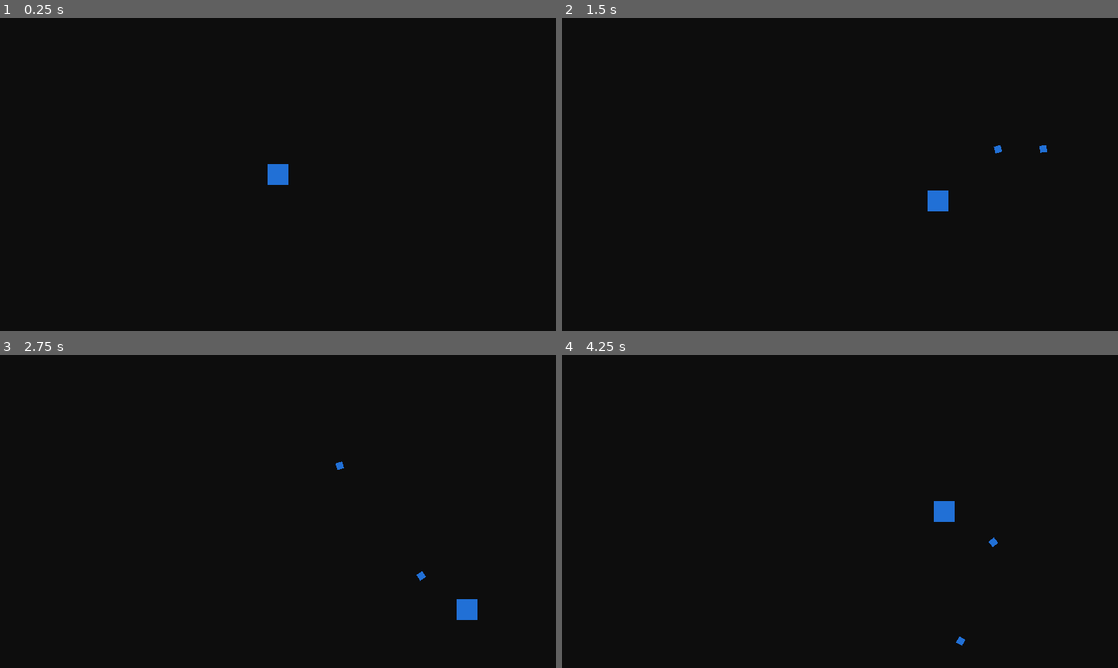
Above: before the commit, frames 1-4 (two rows, left to right).
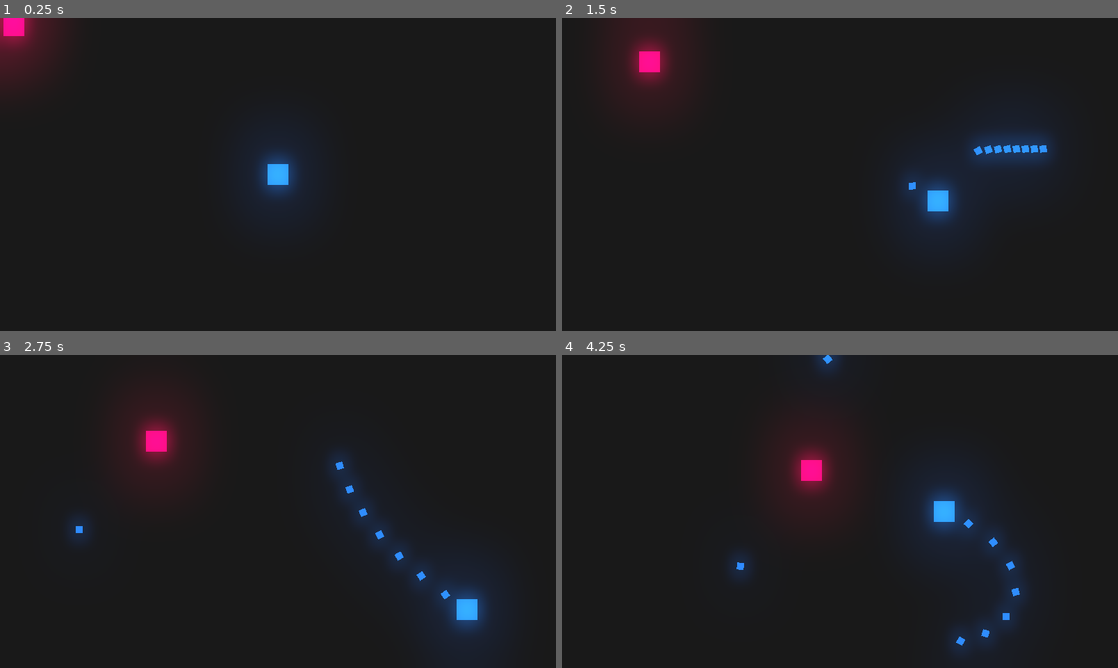
Above: after the commit, the same moments.

Repository: BrantLauro/wave-shooter
Game: Godot game, scene res://scenes/arena.tscn
Two runs of this game, one before a commit and one after it. Both use one fixed random seed, a clock stepped at 60 frames per second and the inputs below. Before the commit the project has no main scene; this scene is started directly in both runs.
Inputs (mouse positions are in pixels of both pictures, inside the frame that each line leads up to):
- Up to frame 1 (0.25 s): no input
- Up to frame 2 (1.5 s): move the mouse to (962, 158) at 0.52 s; press the mouse at (962, 158) at 0.53 s; hold D (right) 0.53-1.28 s; move the mouse to (728, 190) at 1.27 s; release the mouse at (728, 190) at 1.28 s; hold S (down) from 1.28 s (still down); click (728, 190) at 1.35 s
- Up to frame 3 (2.75 s): move the mouse to (333, 442) at 2.02 s; release S (down) at 2.03 s; press the mouse at (333, 442) at 2.03 s; hold D (right) from 2.03 s (still down)
- Up to frame 4 (4.25 s): move the mouse to (812, 574) at 2.77 s; release D (right) at 2.78 s; release the mouse at (812, 574) at 2.78 s; hold W (up) 2.78-3.53 s; click (812, 574) at 2.85 s; move the mouse to (1006, 558) at 3.52 s; press the mouse at (1006, 558) at 3.53 s; hold A (left) from 3.53 s (still down)

The runs differ from the first frame. In frame 1, 7.3% of the frame differs, in the area x 0-58%, y 0-68%; in frame 2, 15%; in frame 3, 15%; in frame 4, 16%, in the area x 29-85%, y 0-100%.

Commit message:
enemy added

Diff:
--- a/project.godot
+++ b/project.godot
@@ -11,6 +11,7 @@
 [application]
 
 config/name="Wave Shooter"
+run/main_scene="res://scenes/arena.tscn"
 config/icon="res://icon.png"
 
 [autoload]
--- a/scenes/arena.tscn
+++ b/scenes/arena.tscn
@@ -1,10 +1,23 @@
-[gd_scene load_steps=3 format=2]
+[gd_scene load_steps=5 format=2]
 
 [ext_resource path="res://scenes/player.tscn" type="PackedScene" id=1]
 [ext_resource path="res://scripts/arena.gd" type="Script" id=2]
+[ext_resource path="res://scenes/enemy.tscn" type="PackedScene" id=3]
+
+[sub_resource type="Environment" id=1]
+background_mode = 4
+glow_enabled = true
+glow_bloom = 0.5
+glow_blend_mode = 0
+glow_bicubic_upscale = true
 
 [node name="Arena" type="Node2D"]
 script = ExtResource( 2 )
 
 [node name="Player" parent="." instance=ExtResource( 1 )]
 position = Vector2( 320, 180 )
+
+[node name="Enemy" parent="." instance=ExtResource( 3 )]
+
+[node name="WorldEnvironment" type="WorldEnvironment" parent="."]
+environment = SubResource( 1 )
--- /dev/null
+++ b/scenes/enemy.tscn
@@ -0,0 +1,25 @@
+[gd_scene load_steps=4 format=2]
+
+[ext_resource path="res://assets/Square.png" type="Texture" id=1]
+[ext_resource path="res://scripts/enemy.gd" type="Script" id=2]
+
+[sub_resource type="RectangleShape2D" id=1]
+extents = Vector2( 8, 8 )
+
+[node name="Enemy" type="Sprite"]
+modulate = Color( 0.952941, 0.0235294, 0.372549, 1 )
+scale = Vector2( 1.5, 1.5 )
+texture = ExtResource( 1 )
+script = ExtResource( 2 )
+
+[node name="HitBox" type="Area2D" parent="."]
+
+[node name="CollisionShape2D" type="CollisionShape2D" parent="HitBox"]
+shape = SubResource( 1 )
+
+[node name="BreathTimer" type="Timer" parent="."]
+wait_time = 0.1
+one_shot = true
+
+[connection signal="area_entered" from="HitBox" to="." method="_on_HitBox_area_entered"]
+[connection signal="timeout" from="BreathTimer" to="." method="_on_BreathTimer_timeout"]
--- a/scenes/player.tscn
+++ b/scenes/player.tscn
@@ -10,7 +10,7 @@
 script = ExtResource( 2 )
 
 [node name="ReloadTimer" type="Timer" parent="."]
-wait_time = 0.5
+wait_time = 0.1
 one_shot = true
 
 [connection signal="timeout" from="ReloadTimer" to="." method="_on_ReloadTimer_timeout"]
--- a/scenes/shoot.tscn
+++ b/scenes/shoot.tscn
@@ -1,7 +1,10 @@
-[gd_scene load_steps=3 format=2]
+[gd_scene load_steps=4 format=2]
 
 [ext_resource path="res://assets/Square.png" type="Texture" id=1]
 [ext_resource path="res://scripts/shoot.gd" type="Script" id=2]
+
+[sub_resource type="RectangleShape2D" id=1]
+extents = Vector2( 8, 8 )
 
 [node name="Shoot" type="Sprite"]
 modulate = Color( 0.133333, 0.443137, 0.843137, 1 )
@@ -10,5 +13,12 @@
 script = ExtResource( 2 )
 
 [node name="VisibilityNotifier2D" type="VisibilityNotifier2D" parent="."]
+position = Vector2( 0, 4.17233e-07 )
+scale = Vector2( 0.8, 0.8 )
+
+[node name="HitBox" type="Area2D" parent="." groups=["damage"]]
+
+[node name="CollisionShape2D" type="CollisionShape2D" parent="HitBox"]
+shape = SubResource( 1 )
 
 [connection signal="screen_exited" from="VisibilityNotifier2D" to="." method="_on_VisibilityNotifier2D_screen_exited"]
--- /dev/null
+++ b/scripts/enemy.gd
@@ -0,0 +1,29 @@
+extends Sprite
+
+var speed = 75
+var mov = Vector2.ZERO
+var dizzy = false
+var knockback = 6
+var hp = 3
+
+func _process(delta: float):
+	if Global.player != null and dizzy == false:
+		mov = global_position.direction_to(Global.player.global_position)
+	elif dizzy:
+		mov = lerp(mov, Vector2.ZERO, 0.3)
+	global_position += mov * speed * delta
+	if hp <= 0:
+		queue_free()
+
+func _on_HitBox_area_entered(area: Area2D):
+	if area.is_in_group("damage"):
+		modulate = Color.white
+		area.get_parent().queue_free()
+		mov = -mov * knockback
+		dizzy = true
+		hp -= 1
+		$BreathTimer.start()
+
+func _on_BreathTimer_timeout():
+	modulate = Color("f3065f")
+	dizzy = false
--- a/scripts/global.gd
+++ b/scripts/global.gd
@@ -1,6 +1,7 @@
 extends Node
 
 var child_node_creation = null
+var player = null
 
 func instance_node(node, localtion, parent):
 	var node_instance = node.instance()
--- a/scripts/player.gd
+++ b/scripts/player.gd
@@ -4,6 +4,12 @@
 var mov = Vector2.ZERO
 var shoot = preload("res://scenes/shoot.tscn")
 var reloaded = true
+
+func _ready():
+	Global.player = self
+
+func _exit_tree():
+	Global.player = null
 
 func _process(delta: float):
 	mov.x = int(Input.is_action_pressed("right")) - int(Input.is_action_pressed("left"))
@@ -15,6 +21,5 @@
 		reloaded = false
 		$ReloadTimer.start()
 
-
 func _on_ReloadTimer_timeout():
 	reloaded = true
